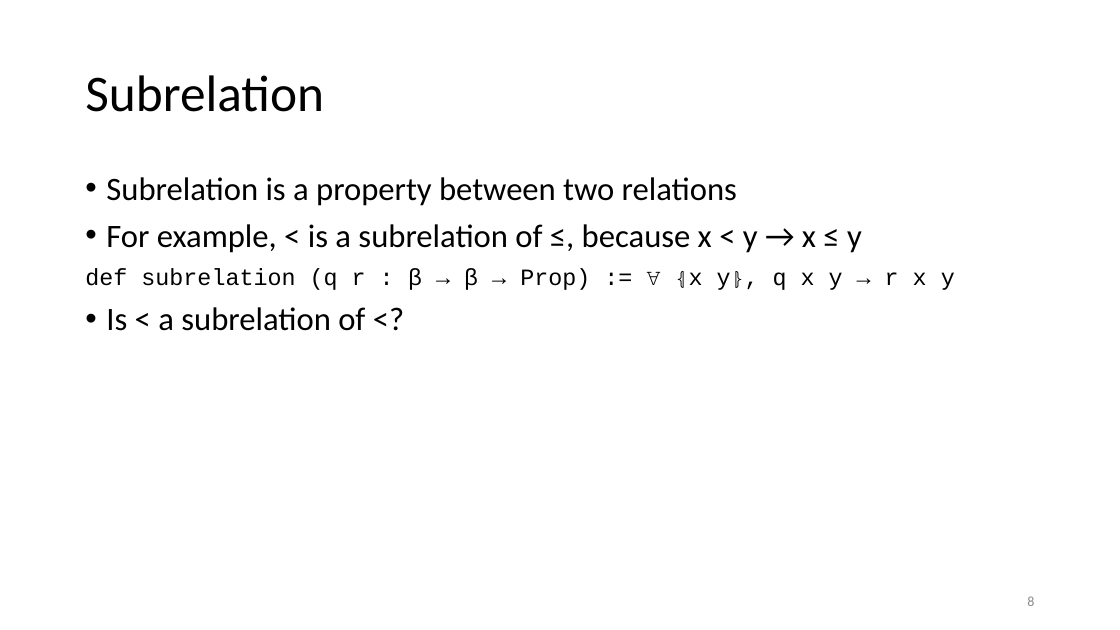
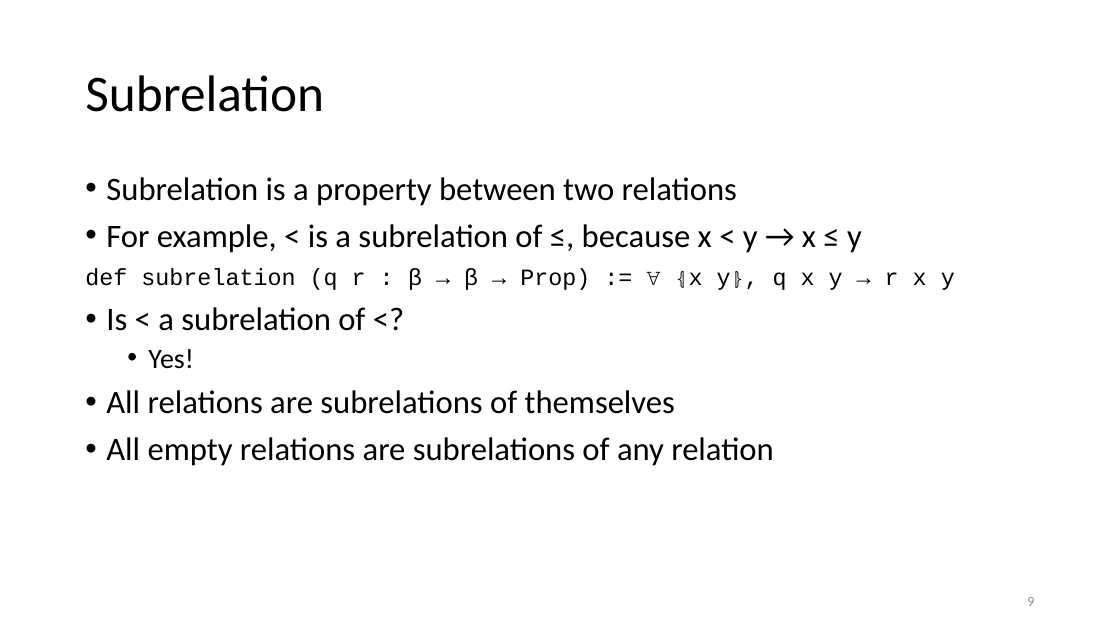
Before and after one commit to tcmch/cs-dm-lean, a slide deck: slide 9 of src/13_Relations/Relations.pptx (slide 8 before the commit). Drawn at 1120x630 pixels with LibreOffice and Linux fonts; fonts in the diff are those of the drawing. Boxes give left, top, right and bottom in pixels: in the first picture for what was removed or moved away, otherwise in the second. Text is boxed around its words. In the diff, an @@ line names an element or a change of style, - is before the commit and + after.

Commit message:
Fixed slides for Relations

```diff
--- a/src/13_Relations/Relations.pptx
+++ b/src/13_Relations/Relations.pptx
@@ text at [106,349,773,466]: paragraphs added @@
+  • Yes!
+• All relations are subrelations of themselves
+• All empty relations are subrelations of any relation
@@ page number at [1027,597,1034,606]: text changed @@
-8
+9
```
Also in this commit, not shown: 3 other slides changed, 1 slide added.
